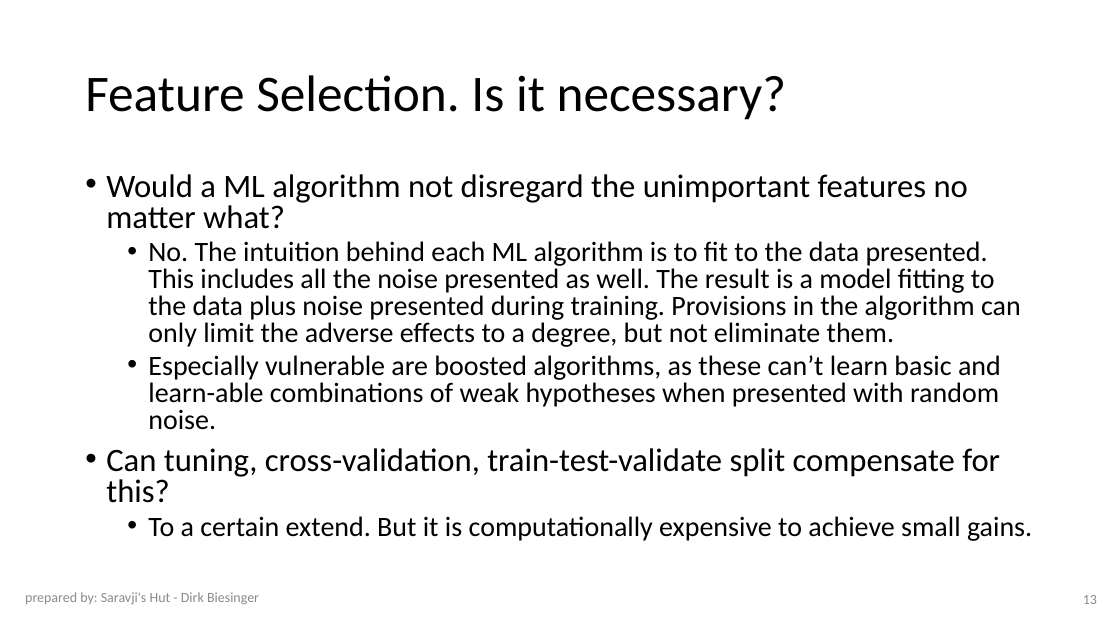
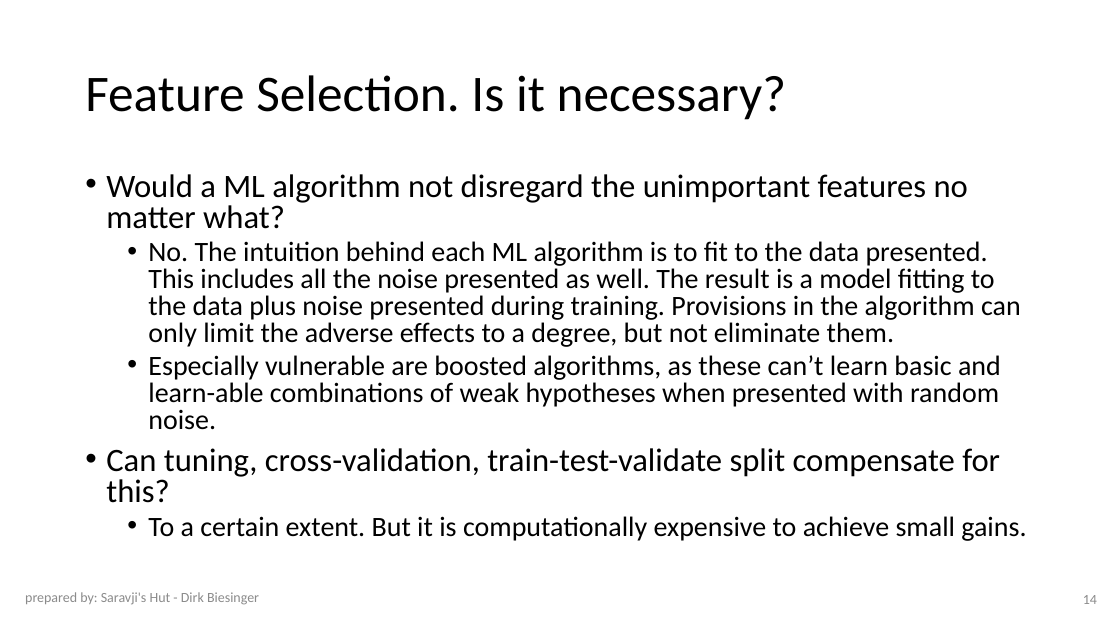
Before and after one commit to Saravji/saravjis_hut, a slide deck: slide 14 of DS_ML/FS_FE/content/Art Feature Selection and Engineering.odp (slide 13 before the commit). Drawn at 1120x630 pixels with LibreOffice and Linux fonts; fonts in the diff are those of the drawing; background and template pictures are left out. Boxes give left, top, right and bottom in pixels: in the first picture for what was removed or moved away, otherwise in the second. Text is boxed around its words. In the diff, an @@ line names an element or a change of style, - is before the commit and + after.

Commit message:
20210317.1713 corrected spelling mistakes / clarified language in FS_FE slides

```diff
--- a/DS_ML/FS_FE/content/Art Feature Selection and Engineering.odp
+++ b/DS_ML/FS_FE/content/Art Feature Selection and Engineering.odp
@@ text at [148,516,1026,541]: text changed @@
-  • To a certain extend. But it is computationally expensive to achieve small gains.
+  • To a certain extent. But it is computationally expensive to achieve small gains.
@@ page number at [1083,595,1097,604]: text changed @@
-13
+14
```
Also in this commit, not shown: 3 other slides changed, 1 slide added, 2 other files.
